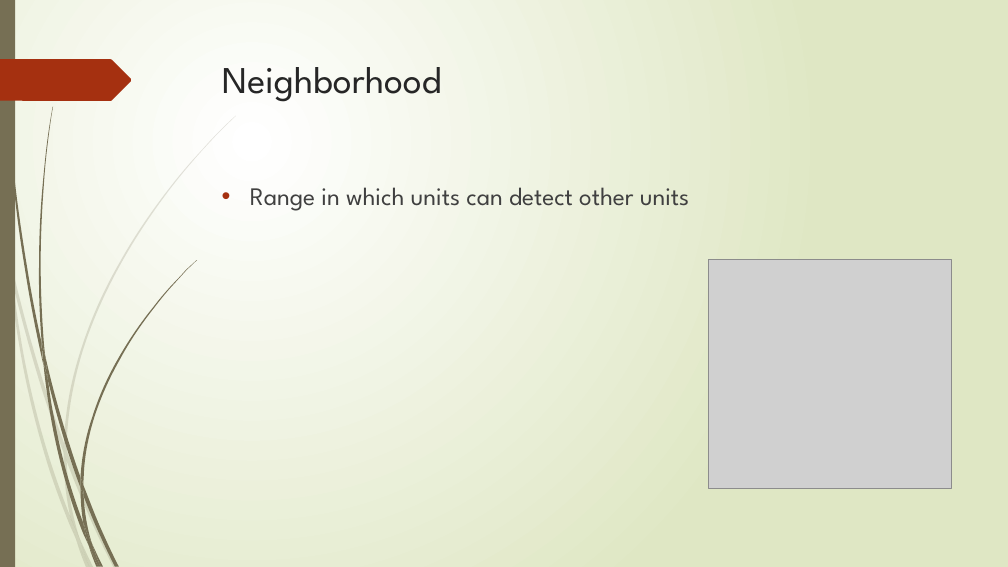
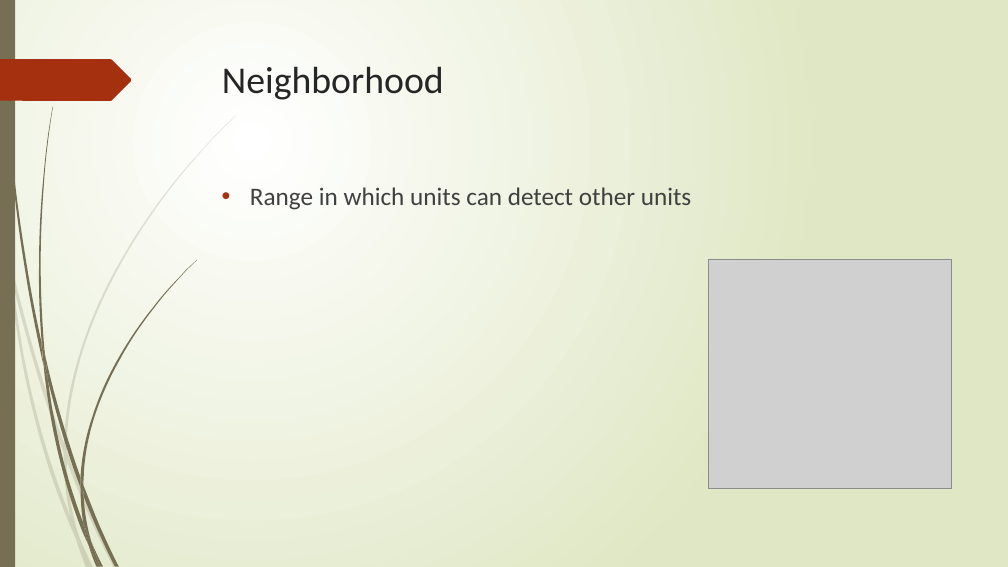
Before and after one commit to NattyBumppo/flockingdemo, a slide deck: slide 11 of flocking.pptx. Drawn at 1008x567 pixels with LibreOffice and Linux fonts; fonts in the diff are those of the drawing; grey boxes stand for pictures. Boxes give left, top, right and bottom in pixels: in the first picture for what was removed or moved away, otherwise in the second. Text is boxed around its words. In the diff, an @@ line names an element or a change of style, - is before the commit and + after.

```diff
--- a/flocking.pptx
+++ b/flocking.pptx
@@ title "Neighborhood" at bbox=[222, 66, 444, 100]: font League Spartan to Calibri @@
@@ text "Range in which units can ..." at bbox=[250, 187, 692, 210]: font League Spartan to Calibri @@
```
Also in this commit, not shown: 18 other slides changed, 3 slides removed, 2 other files.
